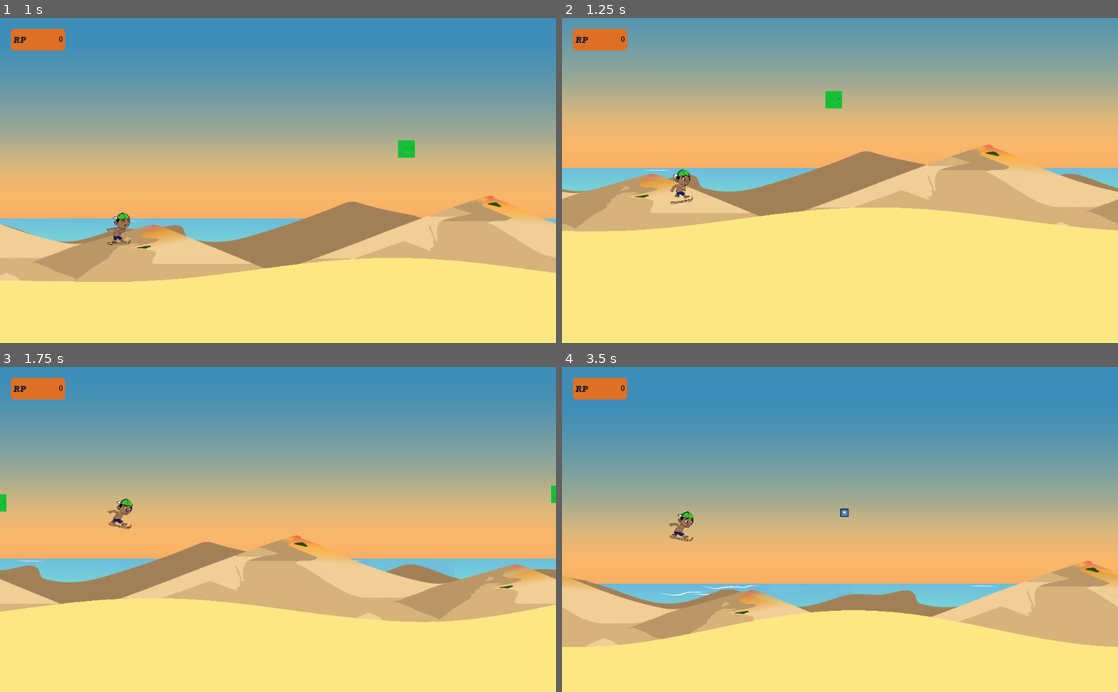
Above: before the commit, frames 1-4 (two rows, left to right).
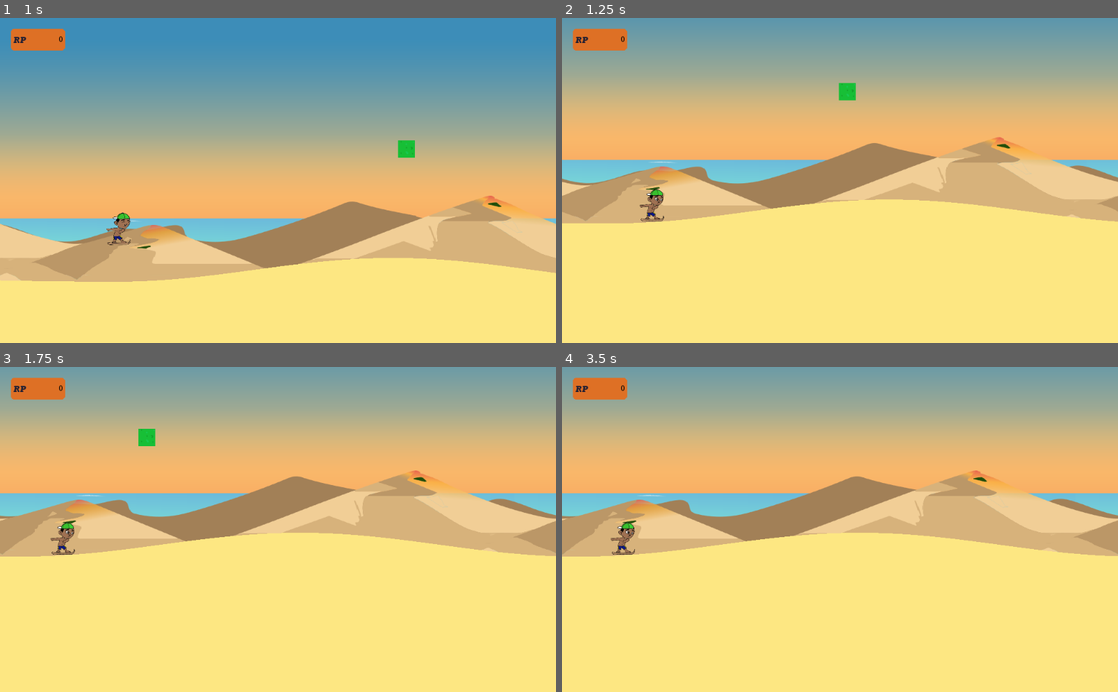
Above: after the commit, the same moments.

Repository: AlanVitorCosta/MotoresGame
Game: Godot game, scene res://scenes/World.tscn
Two runs of this game, one before a commit and one after it. Both use one fixed random seed, a clock stepped at 60 frames per second and the inputs below. The engine's default icon, where the game draws it, is replaced by a stand-in: a white triangle on a blue panel in a dark square.
Inputs:
- Up to frame 1 (1 s): hold Right (ui_right) from 0.53 s (still down); hold Up (ui_up) from 0.53 s (still down)
- Up to frame 2 (1.25 s): keep holding Right (ui_right); keep holding Up (ui_up)
- Up to frame 3 (1.75 s): keep holding Right (ui_right); release Up (ui_up) at 1.28 s; tap Z at 1.35 s; tap Up (ui_up) at 1.52, 1.55 s
- Up to frame 4 (3.5 s): tap Up (ui_up) at 1.82, 3.02, 3.05, 3.32 s; release Right (ui_right) at 2.03 s; hold Left (ui_left) 2.03-2.78 s; hold Up (ui_up) 2.03-2.78 s; hold Right (ui_right) from 2.78 s (still down); tap Z at 2.85 s

Frame 1 is identical in both runs. In frame 2, 10% of the frame differs, in the area x 0-100%, y 19-66%; in frame 3, 72%; in frame 4, 76%, in the area x 0-100%, y 0-87%.
Error after the commit: Attempt to call function 'play' in base 'null instance' on a null instance. (res://scripts/Player.gd:24)

Commit message:
ao som de grafith

Diff:
--- a/scripts/Bugueiro.gd
+++ b/scripts/Bugueiro.gd
@@ -23,6 +23,9 @@
 	velocity.y += GRAVITY
 
 	velocity = move_and_slide(velocity, FLOOR)
+
+
+
 	pass
 
 func _on_Area2D_body_entered(body):
--- a/scripts/Coletavel.gd
+++ b/scripts/Coletavel.gd
@@ -40,10 +40,13 @@
 
 func get_points_by_itemID(itemID):
 	if itemID == RECICLAVEIS.garrafa:
+		print("lixo spawn garrafa")
 		return 5
 	if itemID == RECICLAVEIS.lata:
+		print("lixo spawn lata")
 		return 4
 	if itemID == RECICLAVEIS.plastico:
+		print("lixo spawn plastico")
 		return 10
 	else:
 		return 0
--- a/scripts/Dromedario.gd
+++ b/scripts/Dromedario.gd
@@ -1,6 +1,6 @@
 extends KinematicBody2D
 
-const GRAVITY = 9
+const GRAVITY = 8.5
 const FLOOR = Vector2(0, -1)
 
 onready var timer = get_node("Timer")
--- a/scripts/Player.gd
+++ b/scripts/Player.gd
@@ -8,6 +8,9 @@
 onready var sprite = get_node("Sprite")
 onready var collider2d = get_node("CollisionShape2D")
 
+var tocar_musicFx = 0
+var tocar_deathFx = 0
+var tocar_moveFx = 0
 var can_change_scene = false
 var anim setget set_anim
 var velocity = Vector2()
@@ -18,6 +21,7 @@
 func _ready():
 	anim = "Idle"
 	recycling_points = 0
+	$musicFx.play()
 	pass
 
 func _physics_process(delta):
@@ -38,13 +42,13 @@
 
 	if Input.is_action_pressed("ui_up") && on_ground && !Input.is_action_pressed("ui_down") && anim != "Falling":
 		velocity.y = JUMP_POWER
-		$jumpFx.play()
 
 	if Input.is_action_pressed("ui_down") && anim != "Falling":
 		anim = "Crouch"
 		collider2d.scale = Vector2 (0.75, 0.75)
 	elif !on_ground && Input.is_action_pressed("ui_up") && can_animate_jump:
 		anim = "Jump"
+		$jumpFx.play()
 		can_animate_jump = false
 	elif(on_ground && anim != "Falling"):
 		anim = "Idle"
@@ -53,6 +57,9 @@
 		collider2d.scale = Vector2 (1, 0.65)
 		velocity = Vector2(0, 100)
 		can_animate_jump = false
+		if tocar_deathFx == 0:
+			$deathFx.play()
+			tocar_deathFx = 1
 
 	if can_change_scene == true:
 		get_tree().change_scene("res://scenes/GameOver.tscn")
@@ -66,9 +73,16 @@
 
 	velocity.y += GRAVITY
 
+	if tocar_moveFx == 1 && velocity.y < -230:
+			$moveFx.stop()
+			tocar_moveFx = 0
+
 	if is_on_floor():
 		on_ground = true
 		can_animate_jump = true
+		if tocar_moveFx == 0:
+			$moveFx.play()
+			tocar_moveFx = 1
 	else:
 		on_ground = false
 
@@ -79,5 +93,11 @@
 	anim = new_anim
 
 func _on_Sprite_animation_finished():
-	if anim == "Falling":
+	if anim == "Falling" && tocar_deathFx == 2:
 		can_change_scene = true
+
+func _on_moveFx_finished():
+	tocar_moveFx = 0
+
+func _on_deathFx_finished():
+	tocar_deathFx = 2
--- a/scripts/World.gd
+++ b/scripts/World.gd
@@ -15,14 +15,13 @@
 var enemy_dromedario = preload("res://scenes/Dromedario.tscn")
 var enemy_urubu = preload("res://scenes/Urubu.tscn")
 var coletavel = preload("res://scenes/Coletavel.tscn")
-
 const BASE_Y_OFFSET = 200
 const BASE_X_OFFSET = 800
 const RECICLAVEIS = {
-	'nothing': -1,
-	'garrafa': 0,
-	'lata': 1,
-	'plastico': 2
+	'nothing' : -1,
+	'garrafa' : 0,
+	'lata' : 1,
+	'plastico' : 2
 }
 
 func _ready():
@@ -100,19 +99,19 @@
 	var spawn_location = Vector2($Player.position.x + 1400, $Player.position.y - 200)
 
 	if noise_sample < -0.2:
-		#spawn bugueiro
+		print("spawn bugueiro")
 		var enemy = enemy_bugueiro.instance()
 		enemy.position = spawn_location
 		add_child(enemy)
 		return
 	if noise_sample < 0:
-		#spawn dromedario
+		print("spawn dromedario")
 		var enemy = enemy_dromedario.instance()
 		enemy.position = spawn_location
 		add_child(enemy)
 		return
 	if noise_sample < 0.2:
-		#spawn urubu
+		print("spawn urubu")
 		var enemy = enemy_urubu.instance()
 		enemy.position = spawn_location
 		add_child(enemy)
@@ -126,21 +125,21 @@
 	var spawn_location = Vector2($Player.position.x + 1400, $Player.position.y - 200)
 
 	if noise_sample < -0.2:
-		#lixo spawn garrafa
+		print("lixo spawn garrafa")
 		var garrafa = coletavel.instance()
 		garrafa.position = spawn_location
 		garrafa.itemID = RECICLAVEIS.garrafa
 		add_child(garrafa)
 		return
 	if noise_sample < 0:
-		#lixo spawn lata
+		print("lixo spawn lata")
 		var lata = coletavel.instance()
 		lata.position = spawn_location
 		lata.itemID = RECICLAVEIS.lata
 		add_child(lata)
 		return
 	if noise_sample < 0.2:
-		#lixo spawn plastico
+		print("lixo spawn plastico")
 		var plastico = coletavel.instance()
 		plastico.position = spawn_location
 		plastico.itemID = RECICLAVEIS.plastico
@@ -148,4 +147,5 @@
 		return
 	else:
 		print("sem lixo")
+
 	pass
Not shown, added: sounds/03 - BANDA GRAFITH KARAOKE - SENTA AQUI - RG (online-audio-converter.com).ogg.import
Not shown, changed: sounds/364999__saul92__arena-cayendo.wav.import
Not shown, added: sounds/456373__felixyadomi__hop9.wav.import
Binary file added: sprites/Obstaculos/dromedario1.png
Not shown, added: sprites/Obstaculos/dromedario1.png.import
Binary file added: sprites/Obstaculos/dromedario2.png
Not shown, added: sprites/Obstaculos/dromedario2.png.import
Binary file added: sprites/Obstaculos/urubu 1.png
Not shown, added: sprites/Obstaculos/urubu 1.png.import
Binary file added: sprites/Obstaculos/urubu 2.png
Not shown, added: sprites/Obstaculos/urubu 2.png.import
Binary file added: sprites/Obstaculos/urubu 3.png
(and 3 more such lines)
